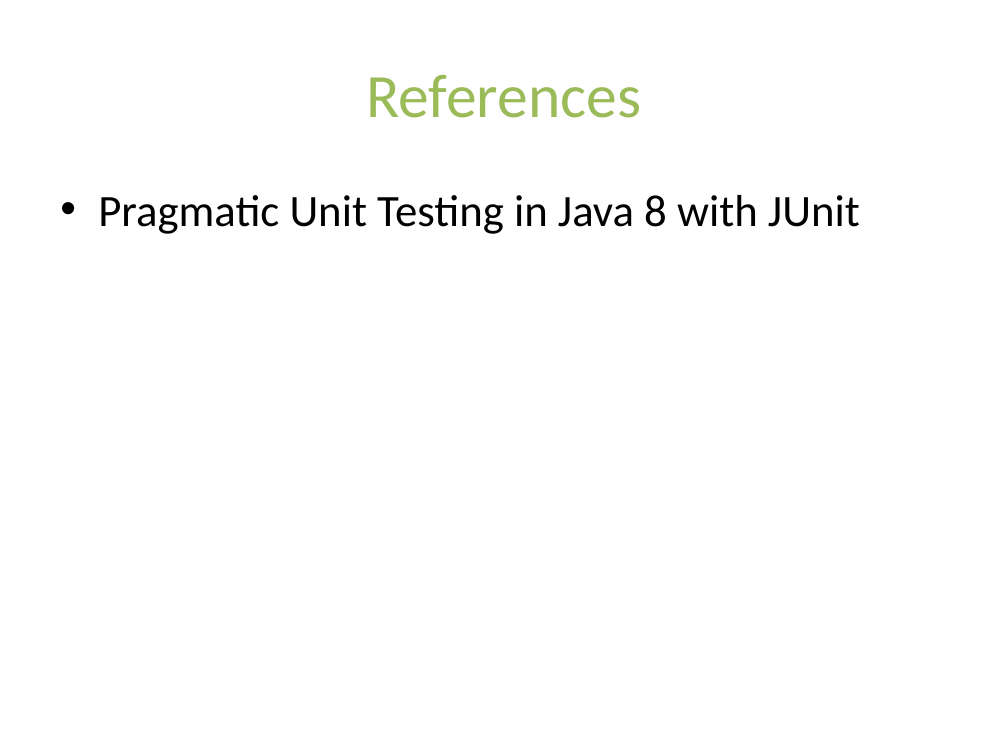
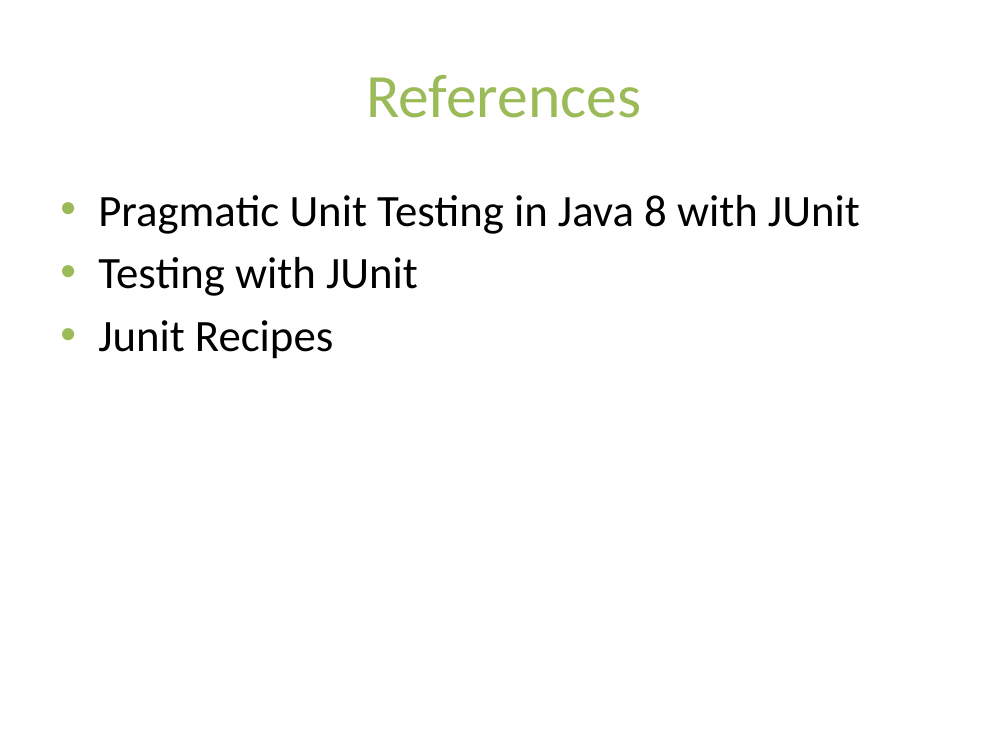
Before and after one commit to LNatasha/TestingDojo, a slide deck: slide 11 of JUnit/JUnit.pptx (slide 10 before the commit). Drawn at 1008x756 pixels with LibreOffice and Linux fonts; fonts in the diff are those of the drawing. Boxes give left, top, right and bottom in pixels: in the first picture for what was removed or moved away, otherwise in the second. Text is boxed around its words. In the diff, an @@ line names an element or a change of style, - is before the commit and + after.

```diff
--- a/JUnit/JUnit.pptx
+++ b/JUnit/JUnit.pptx
@@ text at (98,257,418,359): paragraphs added @@
+• Testing with JUnit
+• Junit Recipes
```
Also in this commit, not shown: 1 other slide changed, 1 slide added, 12 other files.
